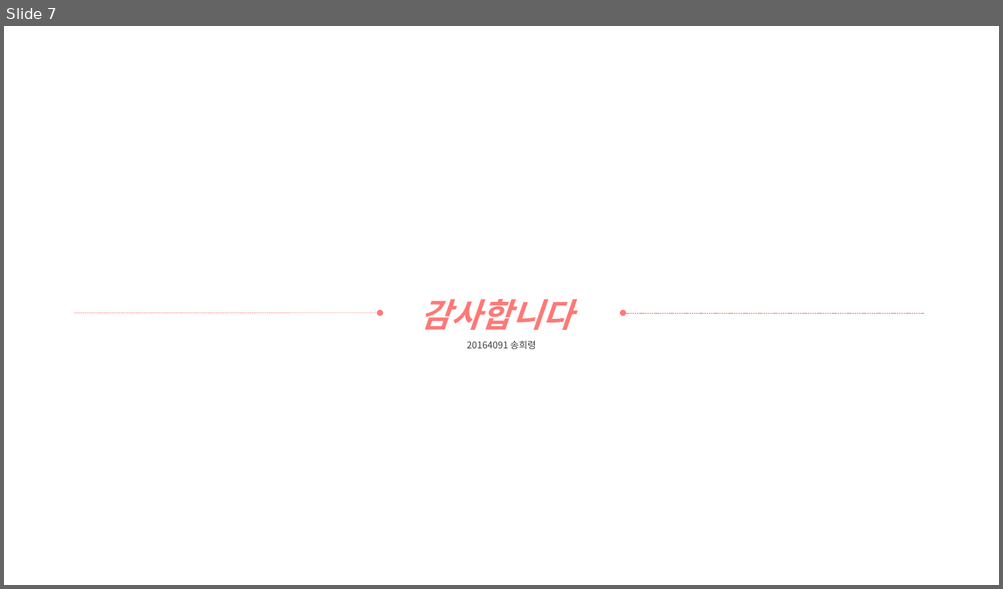
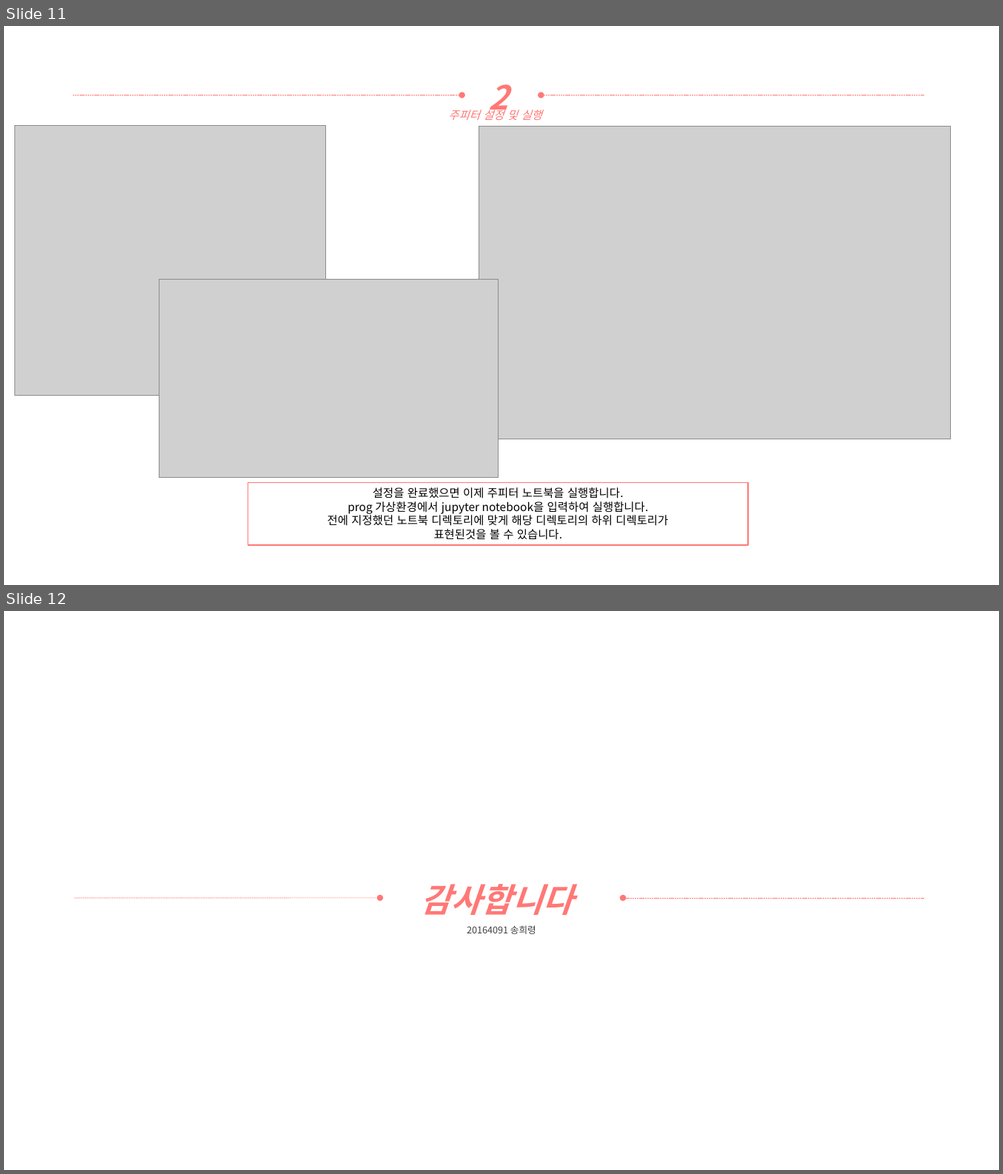
Before and after one commit to yooatom2200/Programing_Base_2, a slide deck: 2장/20164091-송희령-2주차 과제.pptx. Shown one above the other, each under a label of ours: slide 7 before the commit, slides 11 and 12 after it. The pictures are 1003x589 and 1003x1174 pixels, drawn with LibreOffice and Linux fonts; fonts in the diff are those of the drawing; grey boxes stand for pictures. Boxes give left, top, right and bottom in pixels: in the first picture for what was removed or moved away, otherwise in the second. Text is boxed around its words. In the diff, an @@ line names an element or a change of style, - is before the commit and + after.

```diff
--- a/2장/20164091-송희령-2주차 과제.pptx
+++ b/2장/20164091-송희령-2주차 과제.pptx
@@ slide 11 added at [4,26,999,585], background #FFFFFF @@
@@ text added at [488,84,507,118], 32 pt, text #FF7876, bold, italic @@
+2
@@ arrow added from (73, 96) to (462, 96), #FF7876 0.5 pt dashed @@
@@ text added at [448,107,541,120], 11 pt, text #FF7876, italic @@
+주피터 설정 및 실행
@@ arrow added from (924, 96) to (541, 96), #FF7876 0.5 pt dashed @@
@@ picture added at [14,126,326,396] @@
@@ picture added at [479,126,950,440] @@
@@ picture added at [159,280,498,478] @@
@@ rectangle added at [248,483,748,545], outline #FF7876 1 pt, 11 pt, text #000000 @@
+설정을 완료했으면 이제 주피터 노트북을 실행합니다.
+prog 가상환경에서 jupyter notebook을 입력하여 실행합니다.
+전에 지정했던 노트북 디렉토리에 맞게 해당 디렉토리의 하위 디렉토리가
+표현된것을 볼 수 있습니다.
@@ what was slide 7 is now slide 12 @@
```
Also in this commit, not shown: 3 slides changed, 4 other slides added.
